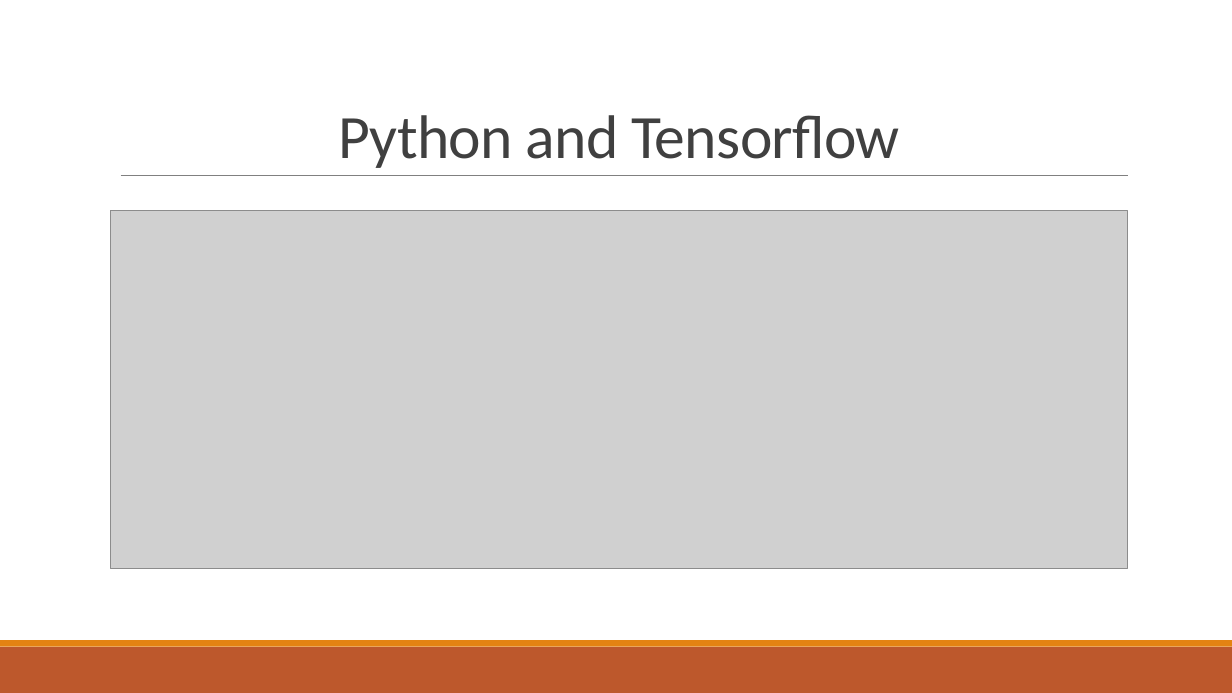
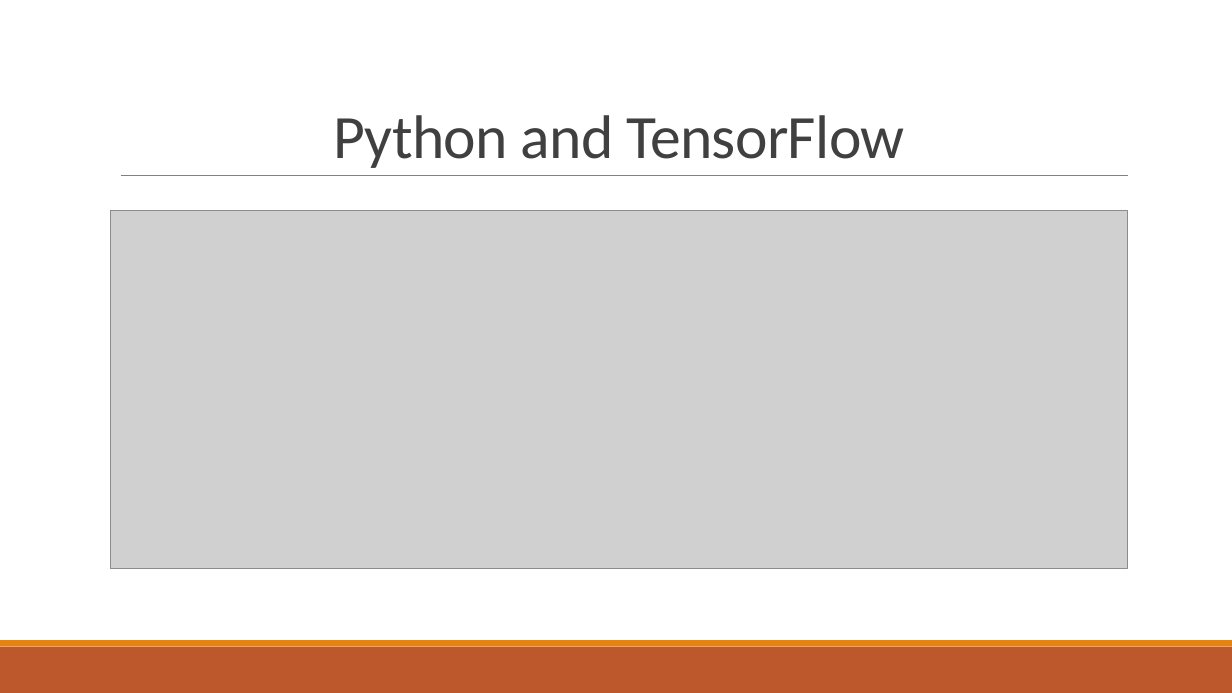
Before and after one commit to maitchison/tf_workshop, a slide deck: slide 6 of Machine Learning.pptx. Drawn at 1232x693 pixels with LibreOffice and Linux fonts; fonts in the diff are those of the drawing; grey boxes stand for pictures. Boxes give left, top, right and bottom in pixels: in the first picture for what was removed or moved away, otherwise in the second. Text is boxed around its words. In the diff, an @@ line names an element or a change of style, - is before the commit and + after.

```diff
--- a/Machine Learning.pptx
+++ b/Machine Learning.pptx
@@ title at (333,115,904,168): text changed @@
-Python and Tensorflow
+Python and TensorFlow
```
Also in this commit, not shown: 2 other slides changed, 2 other files.
